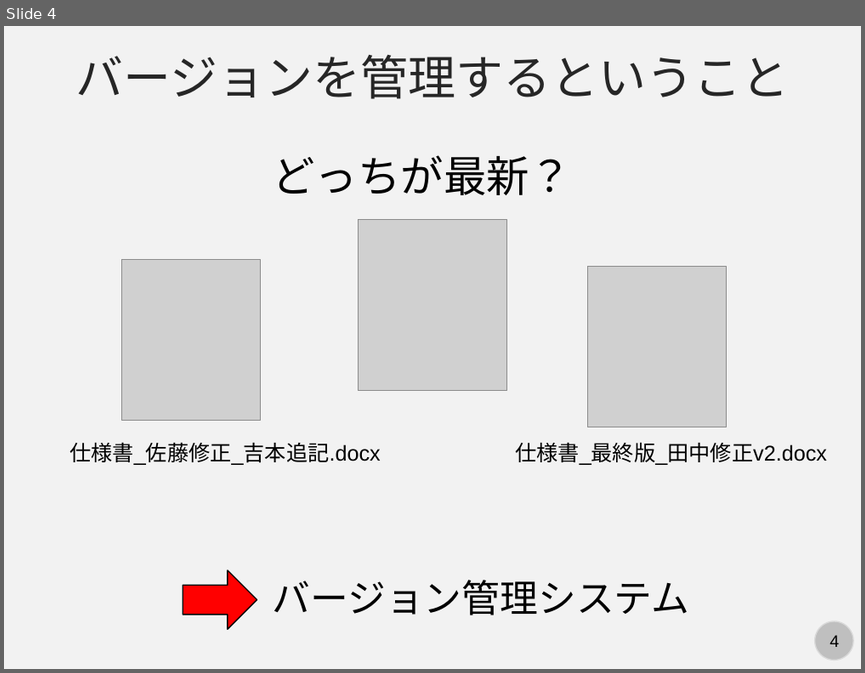
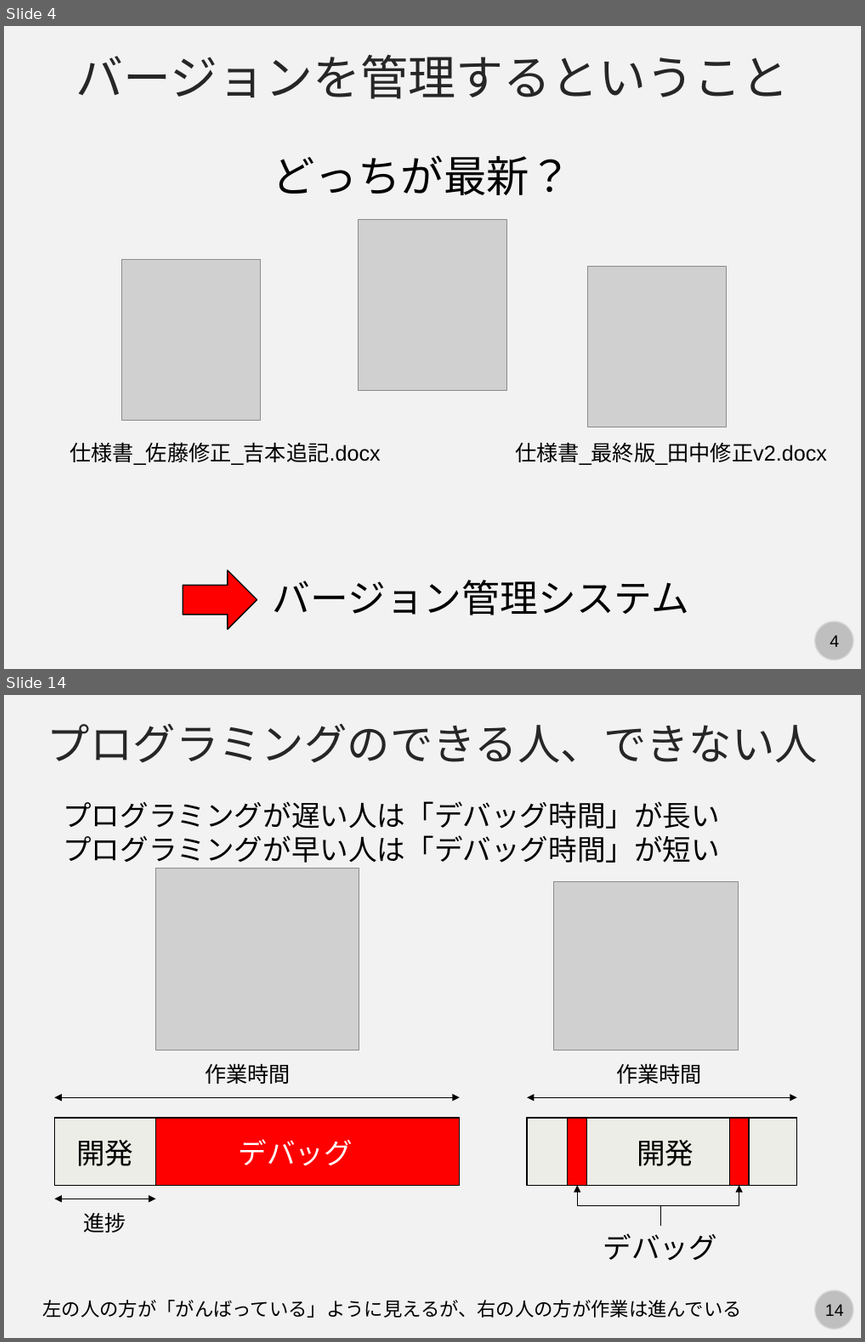
Before and after one commit to kaityo256/github, a slide deck: vcs/fig/slide.pptx. Shown one above the other, each under a label of ours: slide 4 before the commit, slides 4 and 14 after it; the slides between them are not shown. The pictures are 865x673 and 865x1342 pixels, drawn with LibreOffice and Linux fonts; fonts in the diff are those of the drawing; grey boxes stand for pictures. Boxes give left, top, right and bottom in pixels: in the first picture for what was removed or moved away, otherwise in the second. Text is boxed around its words. In the diff, an @@ line names an element or a change of style, - is before the commit and + after.

```diff
--- a/vcs/fig/slide.pptx
+++ b/vcs/fig/slide.pptx
@@ slide 14 added at (4,695,861,1338), background #F2F2F2; not listed: 2 template elements that a slide beside it also shows @@
@@ text added at (47,724,817,763), 36 pt, text #262626 @@
+プログラミングのできる人、できない人
@@ text added at (63,801,720,868), 24 pt, text #000000 @@
+プログラミングが遅い人は「デバッグ時間」が長い
+プログラミングが早い人は「デバッグ時間」が短い
@@ picture added at (155,868,359,1050) @@
@@ picture added at (554,882,738,1050) @@
@@ text added at (205,1063,290,1083), 18 pt, text #000000 @@
+作業時間
@@ text added at (616,1063,702,1083), 18 pt, text #000000 @@
+作業時間
@@ double arrow added from (459, 1097) to (54, 1097), #000000 1 pt @@
@@ double arrow added from (796, 1097) to (527, 1097), #000000 1 pt @@
@@ rectangle added at (54,1117,155,1185), fill #EBEDE6, outline #000000 1 pt @@
@@ rectangle added at (155,1117,459,1185), fill #FF0000, outline #000000 1 pt @@
@@ rectangle added at (527,1117,796,1185), fill #EBEDE6, outline #000000 1 pt @@
@@ rectangle added at (567,1117,586,1185), fill #FF0000, outline #000000 1 pt @@
@@ rectangle added at (729,1117,749,1185), fill #FF0000, outline #000000 1 pt @@
@@ text added at (76,1140,133,1166), 24 pt, text #000000 @@
+開発
@@ text added at (239,1139,352,1166), 24 pt, text #FFFFFF @@
+デバッグ
@@ text added at (636,1140,693,1166), 24 pt, text #000000 @@
+開発
@@ double arrow added from (155, 1199) to (54, 1199), #000000 1 pt @@
@@ elbow arrow added from (660, 1225) to (577, 1185), #000000 1 pt @@
@@ elbow arrow added from (660, 1225) to (739, 1185), #000000 1 pt @@
@@ text added at (83,1213,126,1232), 18 pt, text #000000 @@
+進捗
@@ text added at (602,1233,716,1260), 24 pt, text #000000 @@
+デバッグ
@@ text added at (43,1299,742,1317), 16 pt, text #000000 @@
+左の人の方が「がんばっている」ように見えるが、右の人の方が作業は進んでいる
```
Also in this commit, not shown: 1 slide changed, 8 other slides added, 1 slide removed.
